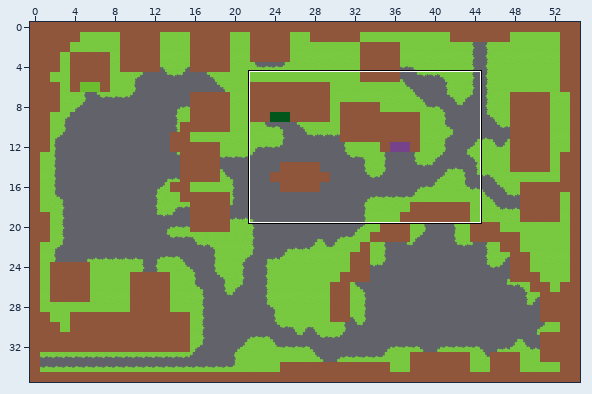
One commit to this Tiled map: citm_desvj_project_template-L07/Output/Assets/Maps/map_town.tmx. Above: a wide view before the commit, with the close-up outlined.
Close-up. As it was:
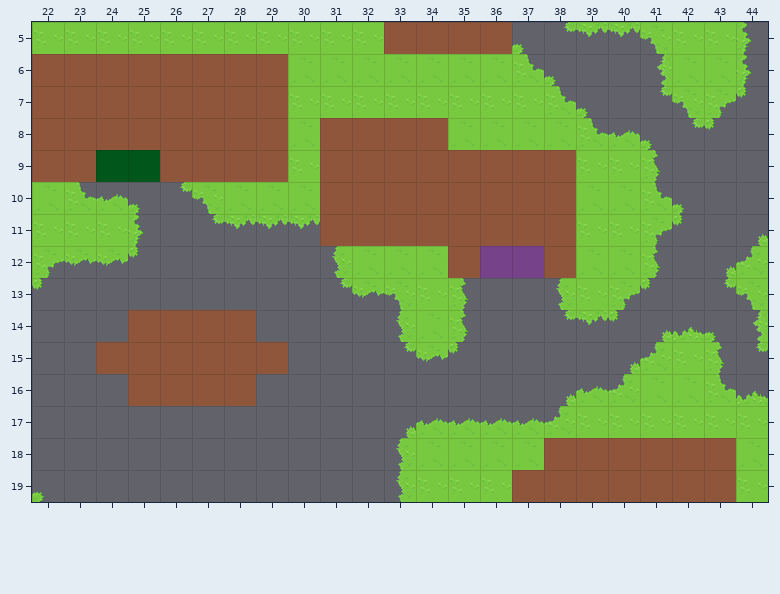
Cells are 32x32 px. Shown: x 22..44, y 5..19. The commit also changed other parts of the map, which this record leaves out.
Now the later version:
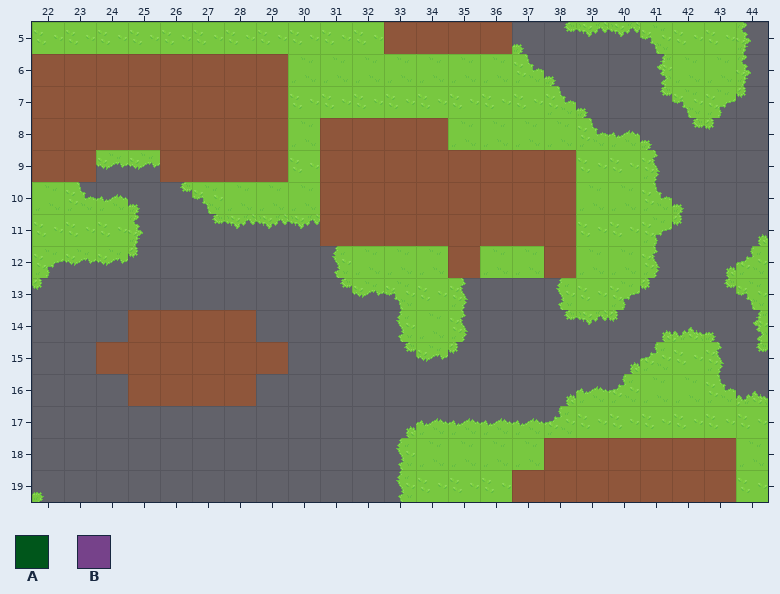
Key: from "Temp_tiles": A 2, B 5.
_ is an empty cell.
Tiles replaced or removed in this view: A, B.
Changes in this commit:
Changed rows in their new state; . is an unchanged cell.
Layer "Teleport" (removed):
first column x 24:
 9 __............
12 ............__
Where, in picture pixels (left, top, right, bottom), the same in both close-ups:
removed: (96, 150, 160, 182)
removed: (480, 246, 544, 278)
